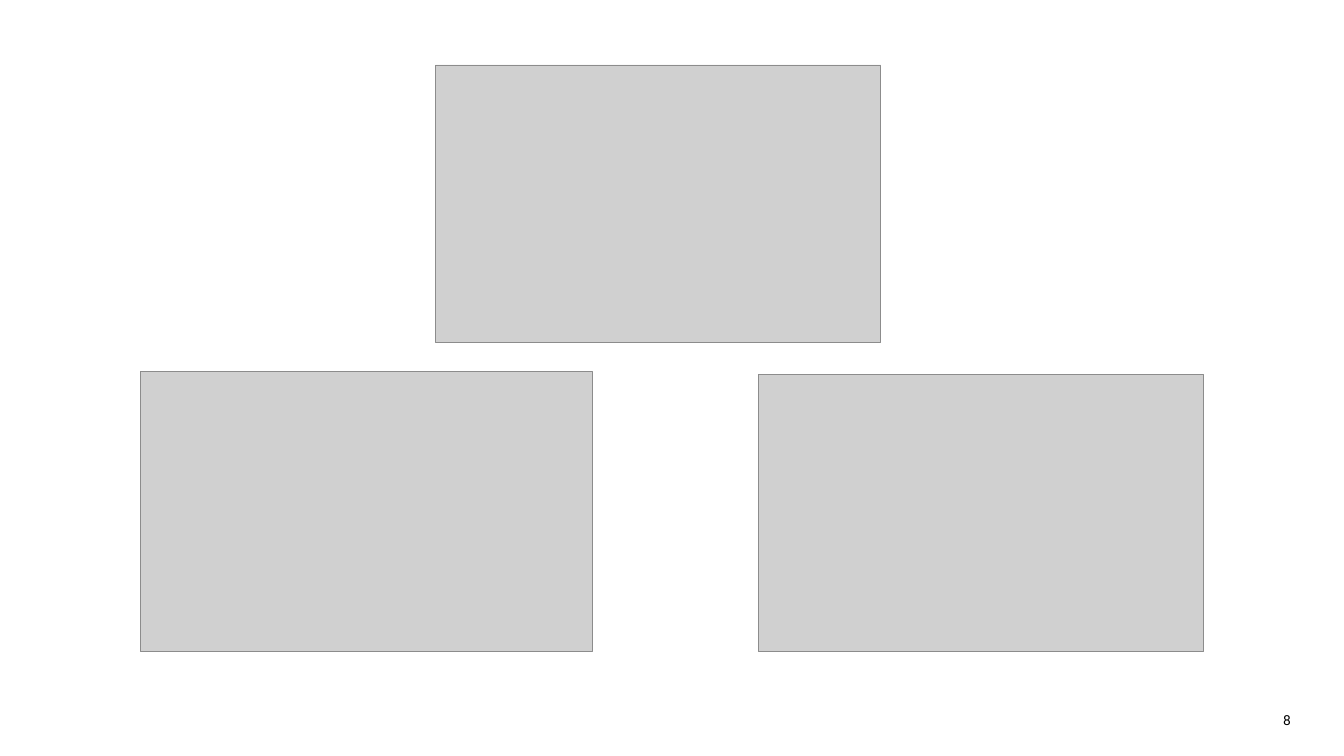
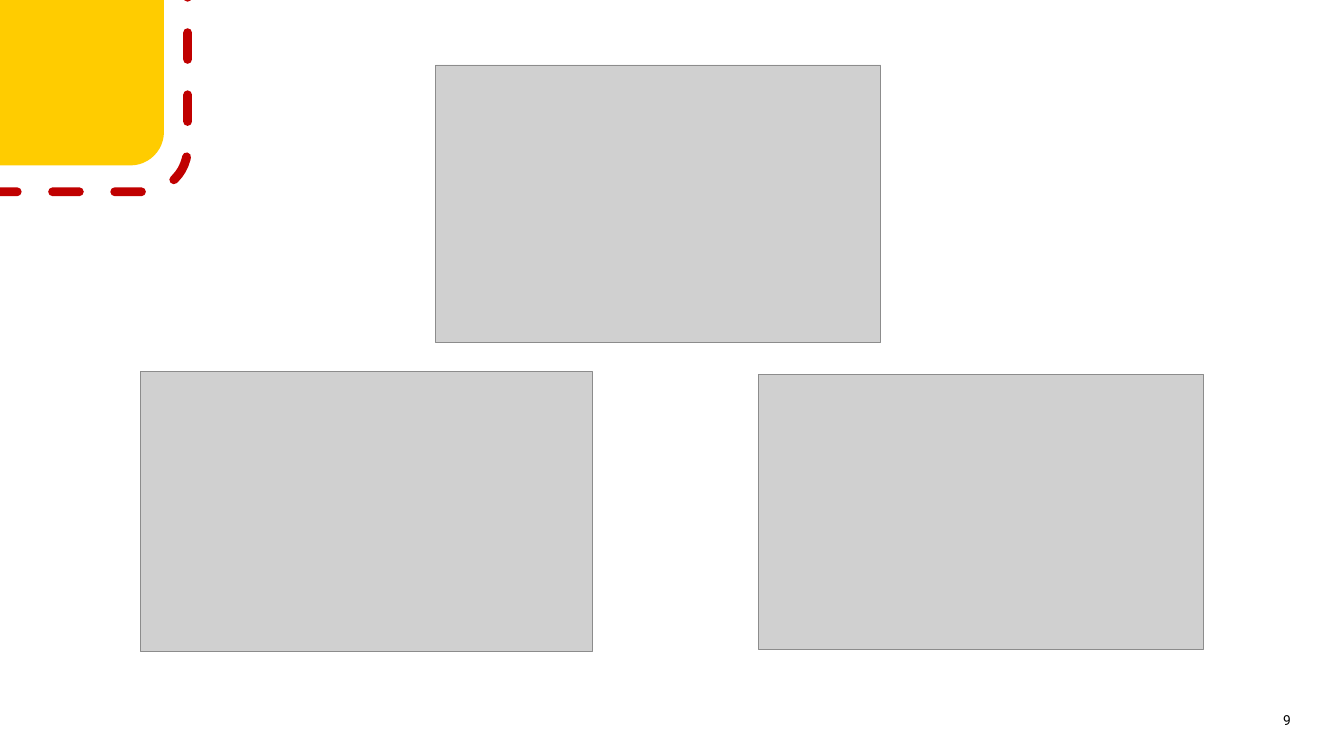
Before and after one commit to mario12508/Entangled-Tale-pygame-project, a slide deck: slide 9 of Презентация.pptx (slide 8 before the commit). Drawn at 1344x756 pixels with LibreOffice and Linux fonts; fonts in the diff are those of the drawing; grey boxes stand for pictures. Boxes give left, top, right and bottom in pixels: in the first picture for what was removed or moved away, otherwise in the second. Text is boxed around its words. In the diff, an @@ line names an element or a change of style, - is before the commit and + after.

```diff
--- a/Презентация.pptx
+++ b/Презентация.pptx
@@ rounded rectangle added at bbox=[0, 0, 188, 192], outline #C00000 9 pt dashed @@
@@ rounded rectangle added at bbox=[0, 0, 164, 165], fill #FFCC00 @@
@@ page number at bbox=[1283, 715, 1291, 725]: text changed @@
-8
+9
```
Also in this commit, not shown: 7 other slides changed, 2 slides added.
